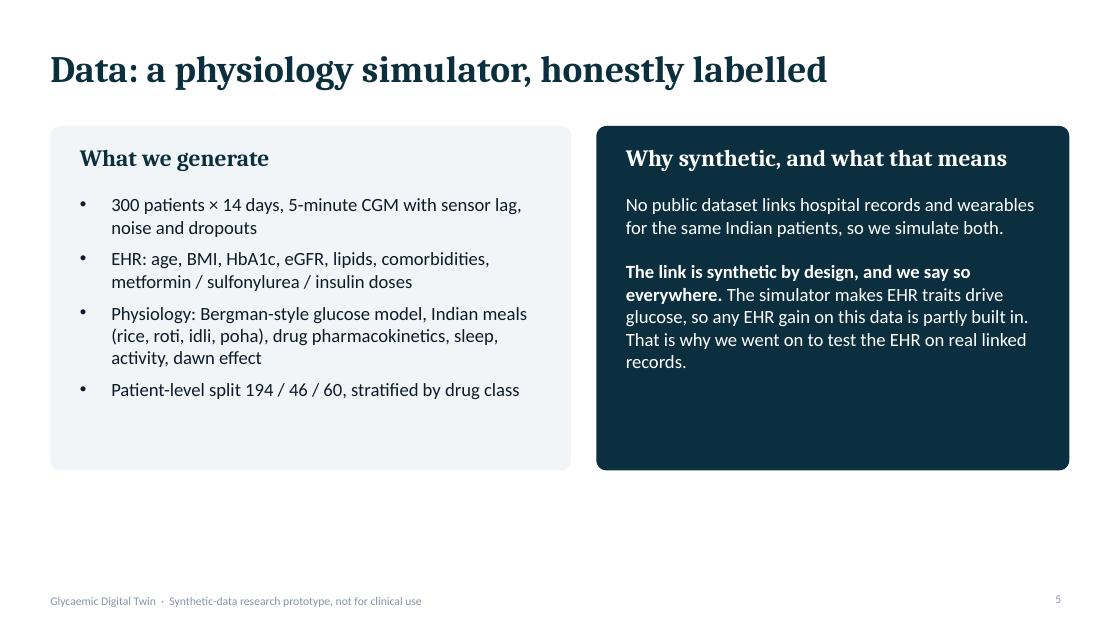
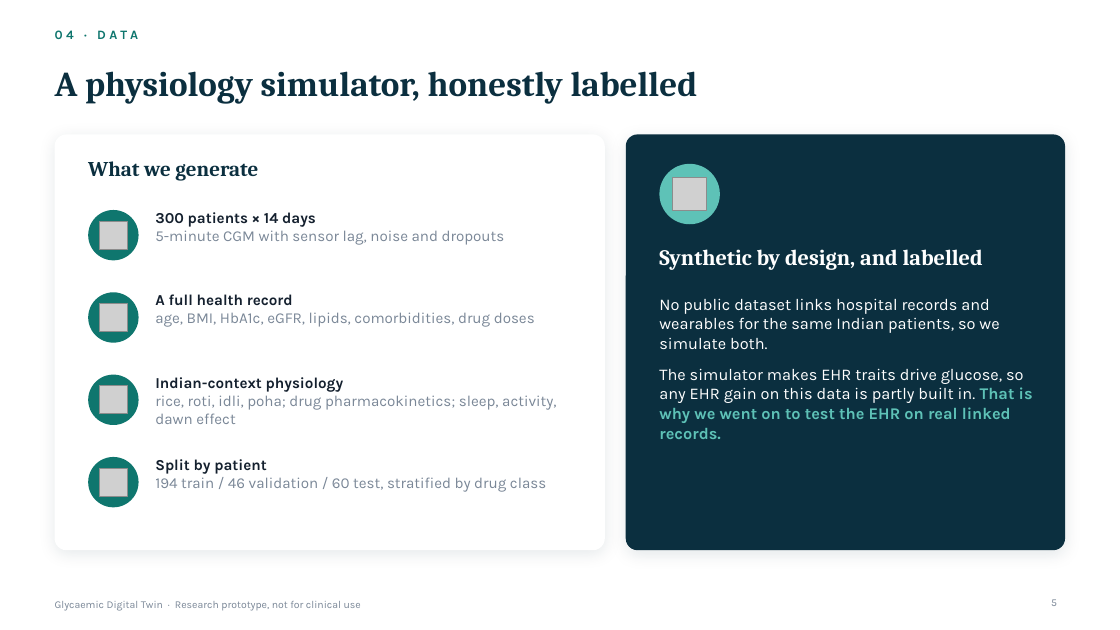
Before and after one commit to AkhileshNalla11/Sync-and-Predict_BITSoM, a slide deck: slide 5 of docs/presentation.pptx. Drawn at 1120x630 pixels with LibreOffice and Linux fonts; fonts in the diff are those of the drawing; grey boxes stand for pictures; background and template pictures are left out. Boxes give left, top, right and bottom in pixels: in the first picture for what was removed or moved away, otherwise in the second. Text is boxed around its words. In the diff, an @@ line names an element or a change of style, - is before the commit and + after.

```diff
--- a/docs/presentation.pptx
+++ b/docs/presentation.pptx
@@ text added at (x1=55, y1=30, x2=138, y2=39), 11 pt, text #0F766E, bold @@
+04 · DATA
@@ title at (x1=55, y1=71, x2=698, y2=104): text changed; size 32 to 30 pt @@
-Data: a physiology simulator, honestly labelled
+A physiology simulator, honestly labelled
@@ rounded rectangle resized from (x1=50, y1=126, x2=571, y2=471) to (x1=55, y1=134, x2=605, y2=550) @@
@@ rounded rectangle at (x1=55, y1=134, x2=605, y2=550): fill #F1F5F7 to #FFFFFF; shadow on; proportions changed @@
@@ rounded rectangle resized from (x1=597, y1=126, x2=1070, y2=471) to (x1=626, y1=134, x2=1065, y2=550) @@
@@ rounded rectangle at (x1=626, y1=134, x2=1065, y2=550): shadow on; proportions changed @@
@@ text removed at (x1=626, y1=149, x2=1008, y2=171) @@
-Why synthetic, and what that means
@@ text "What we generate" moved from (x1=80, y1=149, x2=269, y2=171) to (x1=88, y1=161, x2=258, y2=181) @@
@@ text "What we generate" at (x1=88, y1=161, x2=258, y2=181): size 20 to 18 pt @@
@@ ellipse added at (x1=660, y1=164, x2=720, y2=224), fill #5EC2B7 @@
@@ picture added at (x1=673, y1=177, x2=707, y2=211) @@
@@ text removed at (x1=111, y1=198, x2=528, y2=399) @@
-• 300 patients × 14 days, 5-minute CGM with sensor lag, noise and dropouts
-• EHR: age, BMI, HbA1c, eGFR, lipids, comorbidities, metformin / sulfonylurea / insulin doses
-• Physiology: Bergman-style glucose model, Indian meals (rice, roti, idli, poha), drug pharmacokinetics, sleep, activity, dawn effect
-• Patient-level split 194 / 46 / 60, stratified by drug class
@@ ellipse added at (x1=88, y1=210, x2=139, y2=260), fill #0F766E @@
@@ picture added at (x1=99, y1=221, x2=128, y2=250) @@
@@ text added at (x1=155, y1=212, x2=505, y2=245), 13 pt, text #7A8797 @@
+300 patients × 14 days
+5-minute CGM with sensor lag, noise and dropouts
@@ text added at (x1=659, y1=249, x2=983, y2=270), 19 pt, text #FFFFFF, bold @@
+Synthetic by design, and labelled
@@ ellipse added at (x1=88, y1=292, x2=139, y2=343), fill #0F766E @@
@@ text added at (x1=155, y1=294, x2=535, y2=327), 13 pt, text #7A8797 @@
+A full health record
+age, BMI, HbA1c, eGFR, lipids, comorbidities, drug doses
@@ text at (x1=659, y1=298, x2=999, y2=349): size 16 to 14 pt, font Calibri to Karla in "No public dataset links hospital records and ..." @@
@@ text "No public dataset links hospital ..." moved from (x1=626, y1=198, x2=1034, y2=368) to (x1=659, y1=298, x2=1033, y2=439) @@
@@ picture added at (x1=99, y1=303, x2=128, y2=332) @@
@@ ellipse added at (x1=88, y1=375, x2=139, y2=425), fill #0F766E @@
@@ picture added at (x1=99, y1=386, x2=128, y2=414) @@
@@ text added at (x1=155, y1=377, x2=556, y2=424), 13 pt, text #7A8797 @@
+Indian-context physiology
+rice, roti, idli, poha; drug pharmacokinetics; sleep, activity, dawn effect
@@ text at (x1=659, y1=368, x2=1033, y2=439): text changed; size 16 to 14 pt; font Calibri to Karla @@
-The link is synthetic by design, and we say so everywhere. The simulator makes EHR traits drive glucose, so any EHR gain on this data is partly built in. That is why we went on to test the EHR on real linked records.
+The simulator makes EHR traits drive glucose, so any EHR gain on this data is partly built in. That is why we went on to test the EHR on real linked records.
@@ ellipse added at (x1=88, y1=457, x2=139, y2=507), fill #0F766E @@
@@ picture added at (x1=99, y1=468, x2=128, y2=497) @@
@@ text added at (x1=155, y1=459, x2=546, y2=492), 13 pt, text #7A8797 @@
+Split by patient
+194 train / 46 validation / 60 test, stratified by drug class
@@ page number at (x1=1051, y1=599, x2=1057, y2=606): size 10 to 9 pt, font Calibri to Karla, text colour #8794A5 to #7A8797 @@
@@ text at (x1=55, y1=601, x2=361, y2=611): text changed; size 10 to 9 pt; font Calibri to Karla; text colour #8794A5 to #7A8797 @@
-Glycaemic Digital Twin · Synthetic-data research prototype, not for clinical use
+Glycaemic Digital Twin · Research prototype, not for clinical use
```
Also in this commit, not shown: 19 other slides changed, 1 other file.
